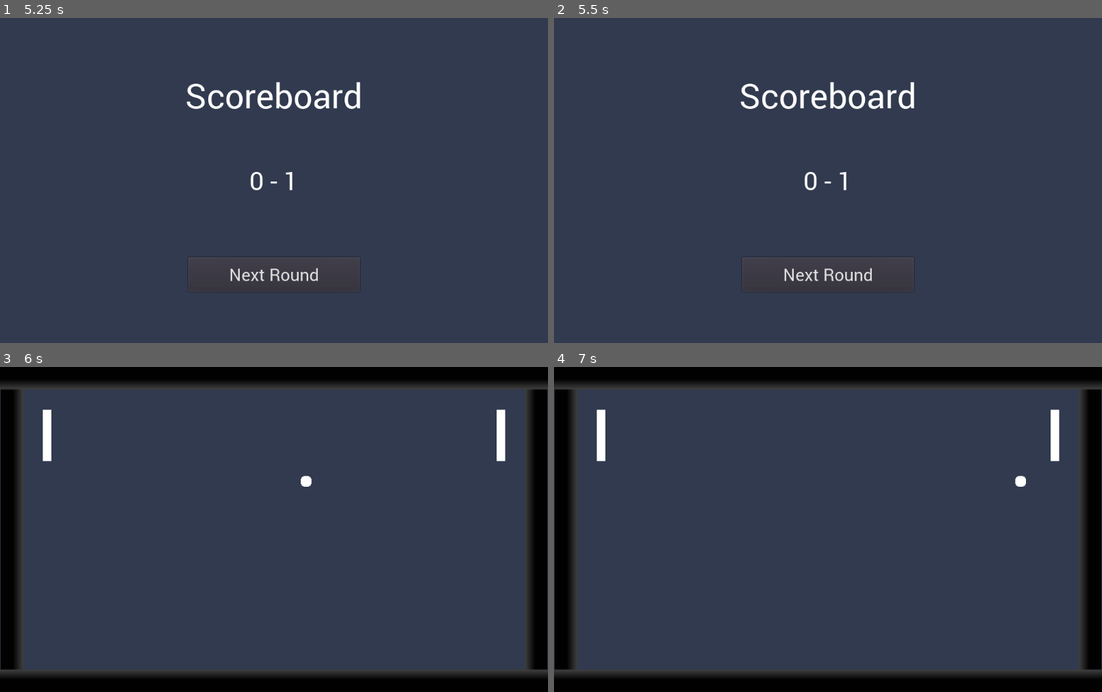
Above: before the commit, frames 1-4 (two rows, left to right).
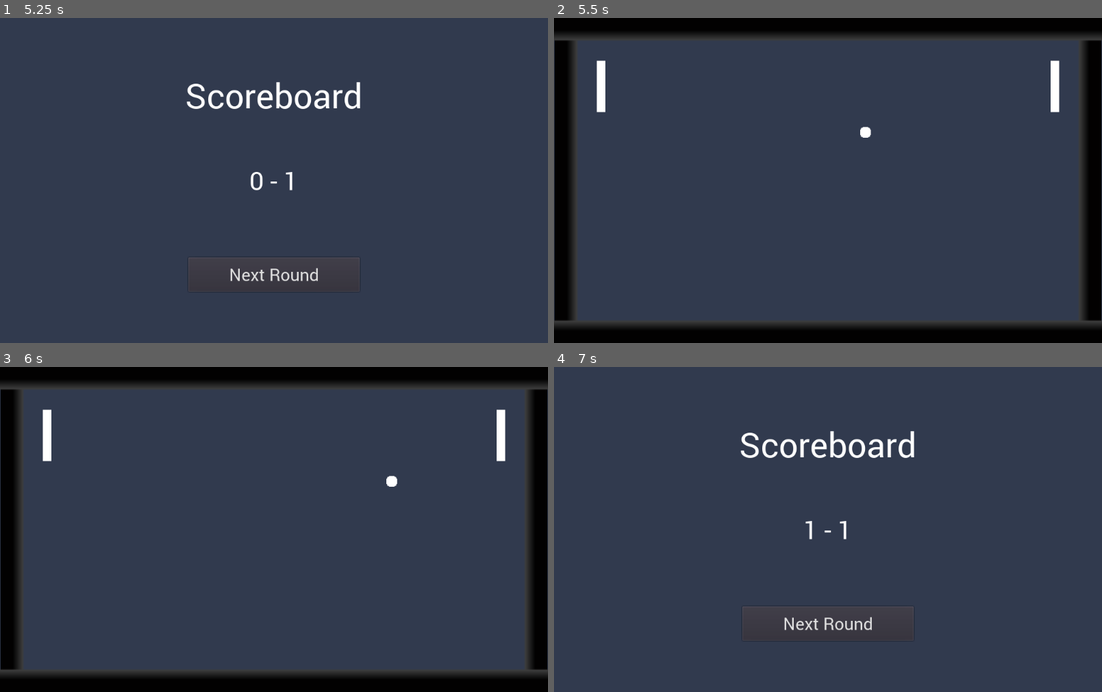
Above: after the commit, the same moments.

Repository: Goamaral/simple_pong
Game: Godot game, scene res://scenes/MainMenu.tscn
Two runs of this game, one before a commit and one after it. Both use one fixed random seed, a clock stepped at 60 frames per second and the inputs below.
Inputs (mouse positions are in pixels of both pictures, inside the frame that each line leads up to):
- Up to frame 1 (5.25 s): click "Play" at 0.5 s; click "Play" at 1.25 s; click "Play" at 2 s; tap Enter (ui_accept) at 2.75, 3.6, 3.77, 4.07, 5.1 s; hold Enter (ui_accept) 2.78-3.53 s; hold Enter (ui_accept) 4.28-5.03 s
- Up to frame 2 (5.5 s): tap Enter (ui_accept) at 5.27 s
- Up to frame 3 (6 s): tap Enter (ui_accept) at 5.57 s; click (274, 623) at 5.75 s, where only the run before the commit has a clickable "Next Round"
- Up to frame 4 (7 s): hold Enter (ui_accept) from 6.53 s (still down)

Frame 1 is identical in both runs. In frame 2, 21% of the frame differs, in the area x 0-100%, y 0-100%; in frame 3, 0.1%; in frame 4, 21%.

Commit message:
Scoreboard - Press ui_accept to continue

Diff:
--- a/scenes/Game.tscn
+++ b/scenes/Game.tscn
@@ -84,7 +84,6 @@
 text = "Main Menu"
 
 [node name="Scoreboard" type="Control" parent="."]
-editor/display_folded = true
 visible = false
 anchor_right = 1.0
 anchor_bottom = 1.0
--- a/scripts/Game/Scene.gd
+++ b/scripts/Game/Scene.gd
@@ -43,6 +43,10 @@
 	world_node_right_player.reset()
 	update_current_node(world_node)
 
+func _input(event):
+	if event.is_action_pressed("ui_accept") and current_node == scoreboard_node:
+		_on_NextRound_pressed()
+
 # Displayers
 func hide_all_main_nodes() -> void:
 	world_node.hide()
